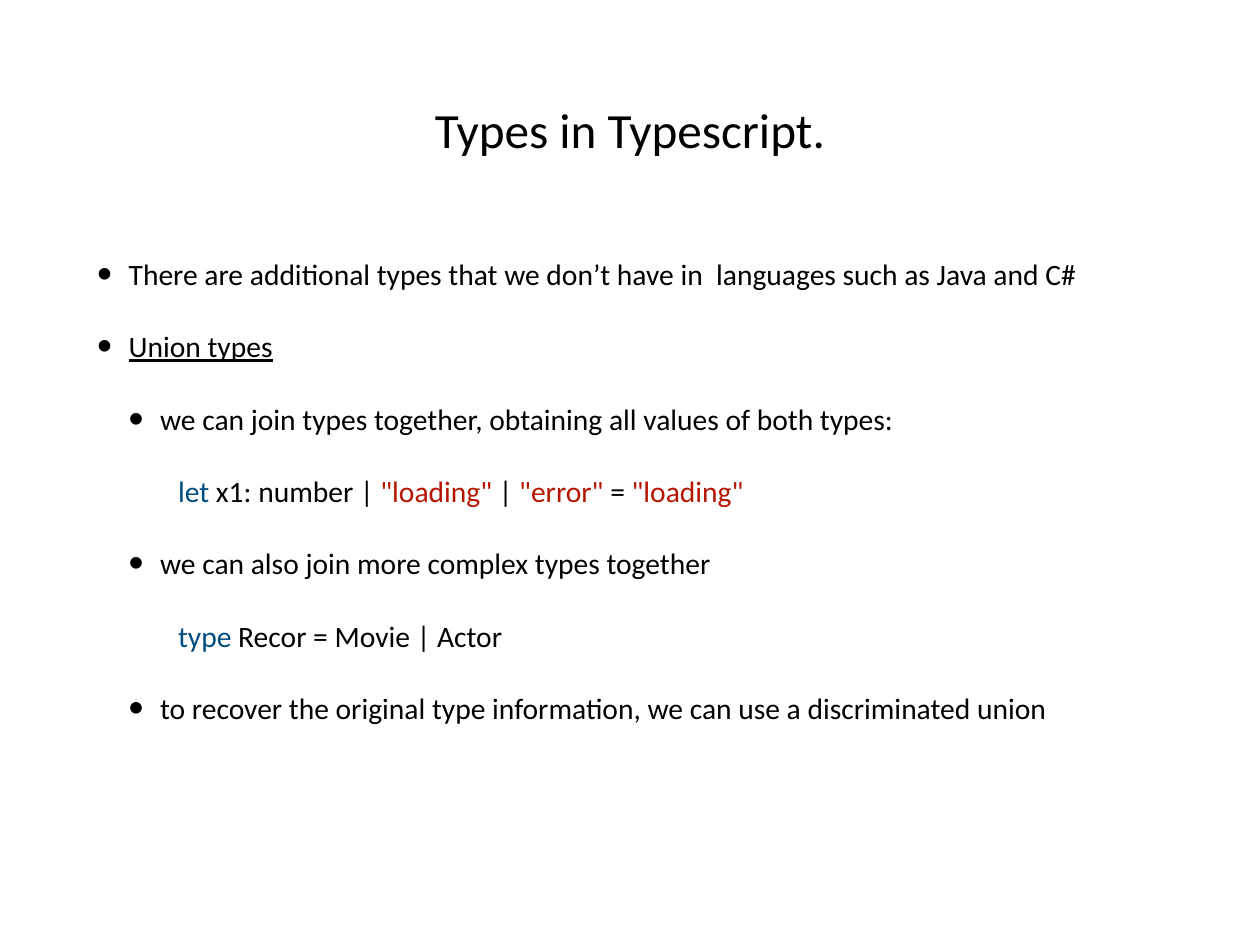
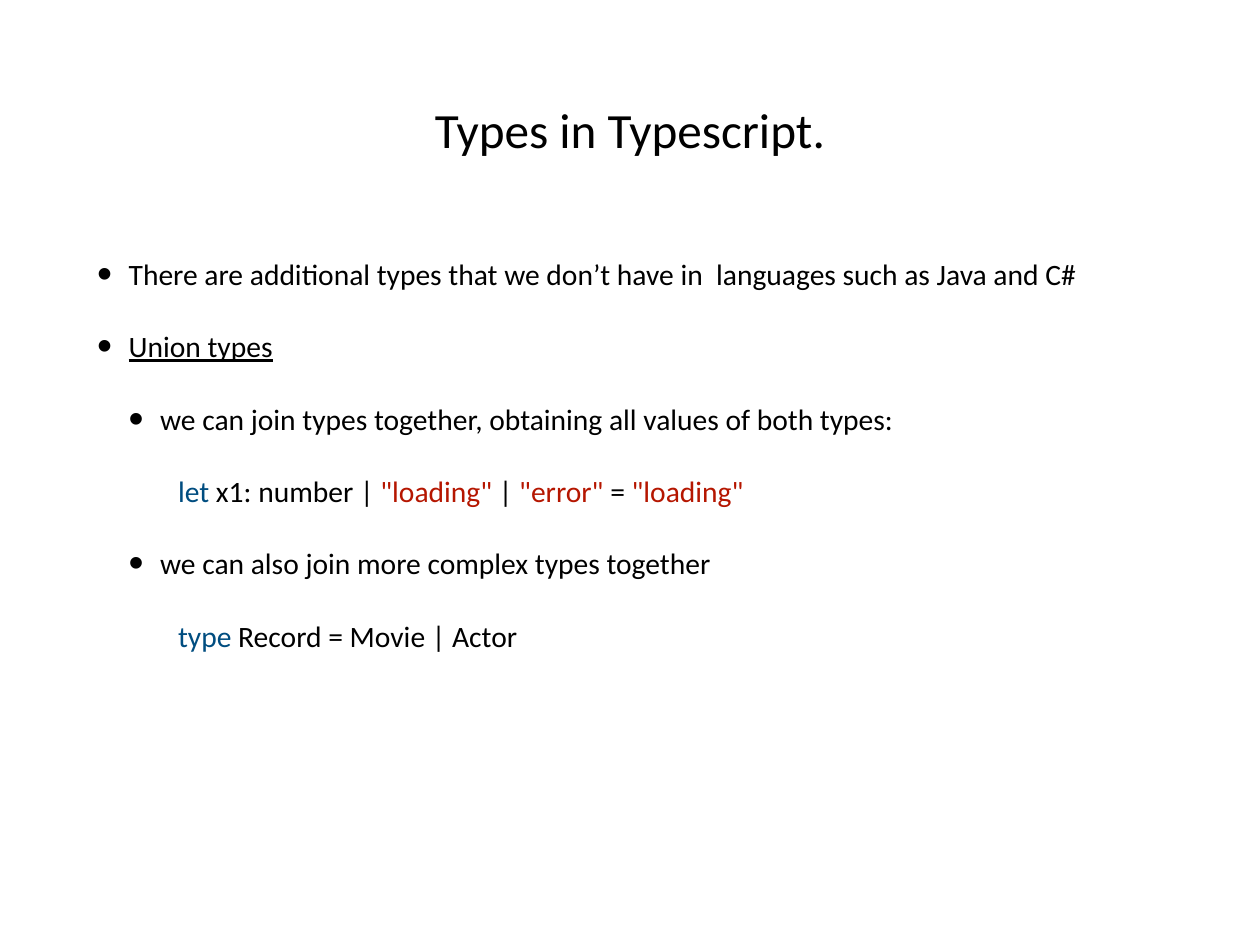
Before and after one commit to hogeschool/Development--Web, a slide deck: slide 33 of Lesson4/lesson4.pptx (slide 34 before the commit). Drawn at 1260x945 pixels with LibreOffice and Linux fonts; fonts in the diff are those of the drawing. Boxes give left, top, right and bottom in pixels: in the first picture for what was removed or moved away, otherwise in the second. Text is boxed around its words. In the diff, an @@ line names an element or a change of style, - is before the commit and + after.

```diff
--- a/Lesson4/lesson4.pptx
+++ b/Lesson4/lesson4.pptx
@@ text at (x1=178, y1=626, x2=517, y2=652): text changed @@
-          type Recor = Movie | Actor
-  • to recover the original type information, we can use a discriminated union
+          type Record = Movie | Actor
```
Also in this commit, not shown: 14 other slides changed, 2 slides removed, 2 other files.
